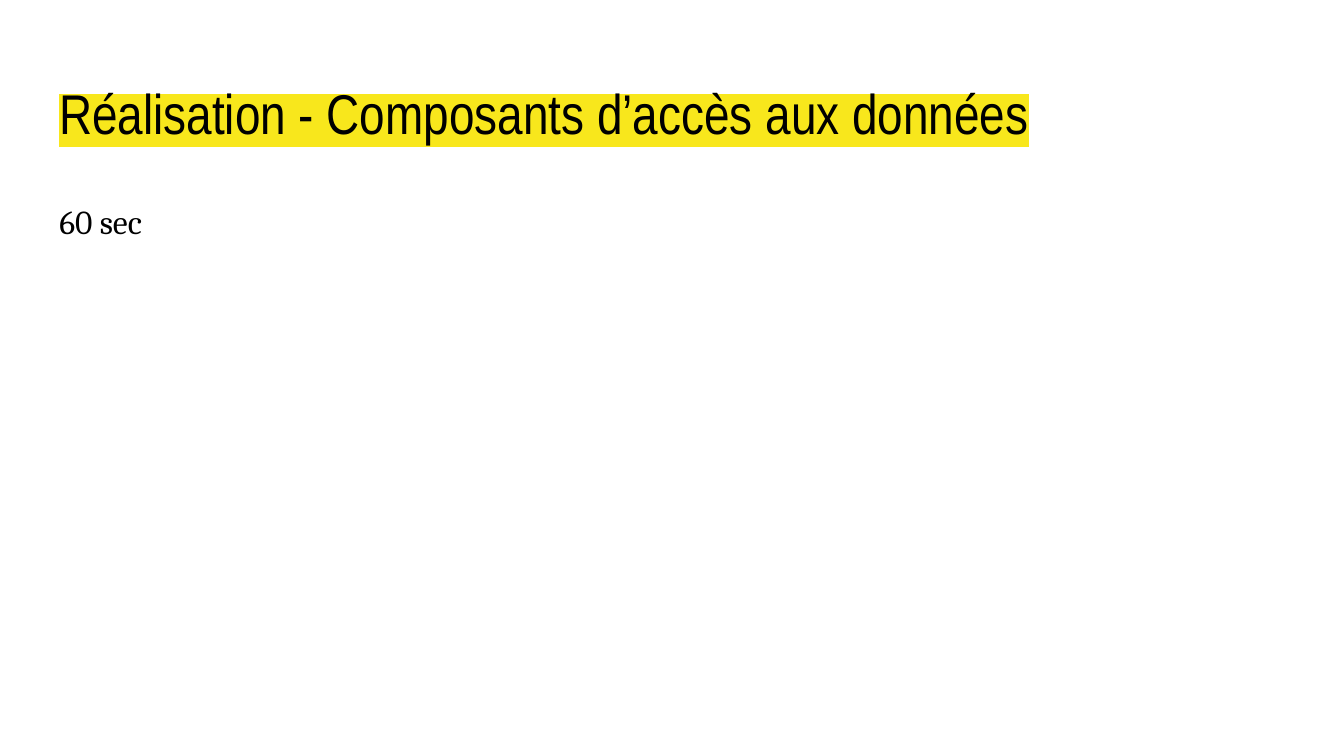
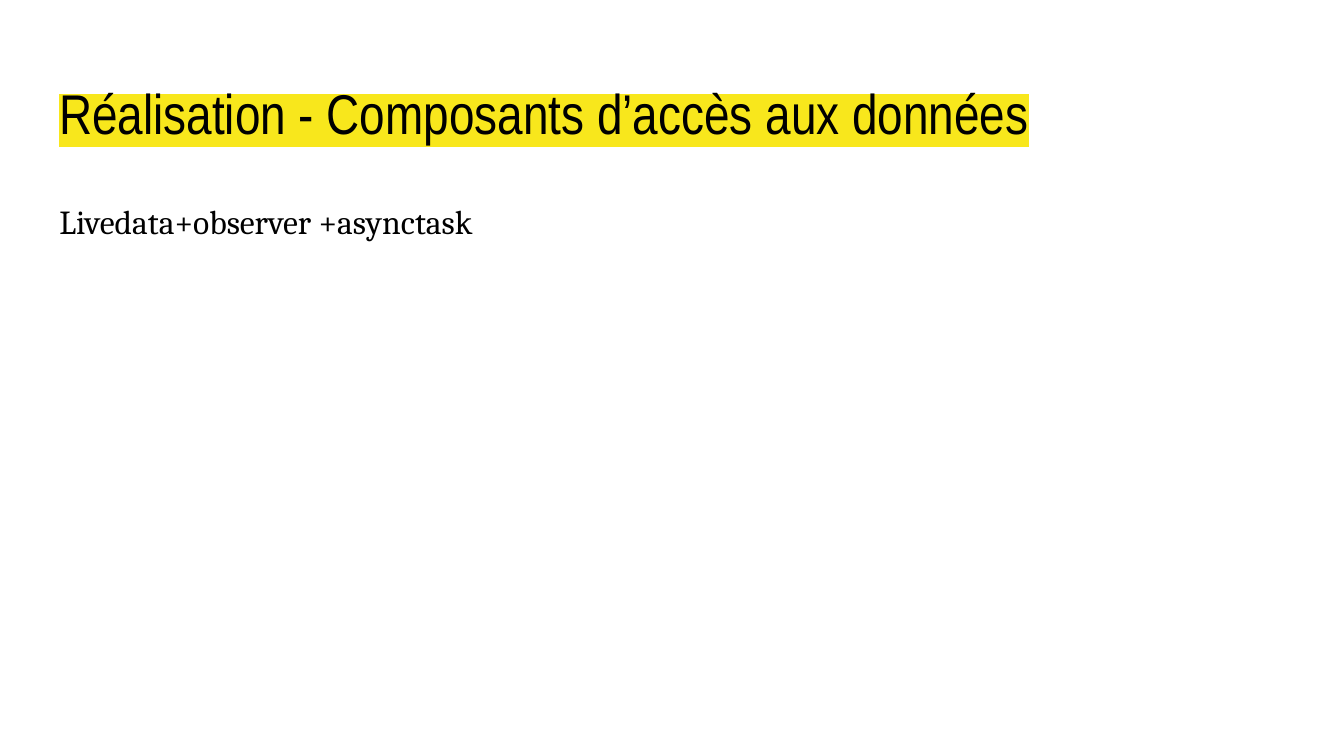
Before and after one commit to Jbemb/NewBorn, a slide deck: slide 11 of presentation_izzy_baby.pptx. Drawn at 1344x756 pixels with LibreOffice and Linux fonts; fonts in the diff are those of the drawing. Boxes give left, top, right and bottom in pixels: in the first picture for what was removed or moved away, otherwise in the second. Text is boxed around its words. In the diff, an @@ line names an element or a change of style, - is before the commit and + after.

```diff
--- a/presentation_izzy_baby.pptx
+++ b/presentation_izzy_baby.pptx
@@ text at [59, 210, 473, 242]: text changed @@
-60 sec
+Livedata+observer +asynctask
```
Also in this commit, not shown: 4 other slides changed, 2 slides added, 3 slides removed, 1 other file.
